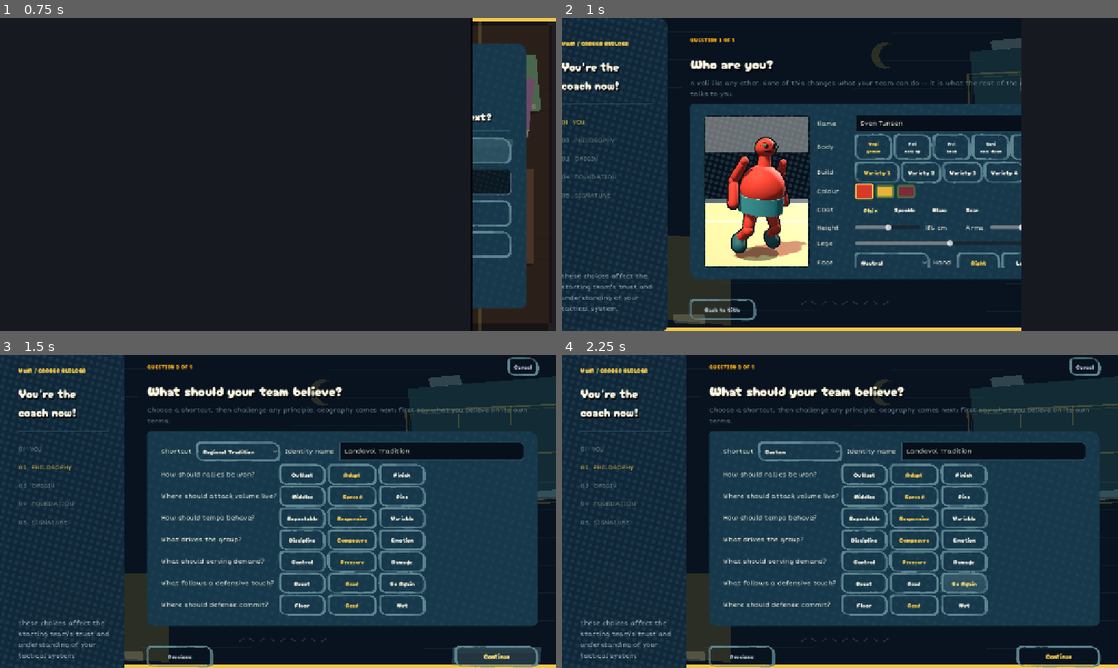
Above: before the commit, frames 1-4 (two rows, left to right).
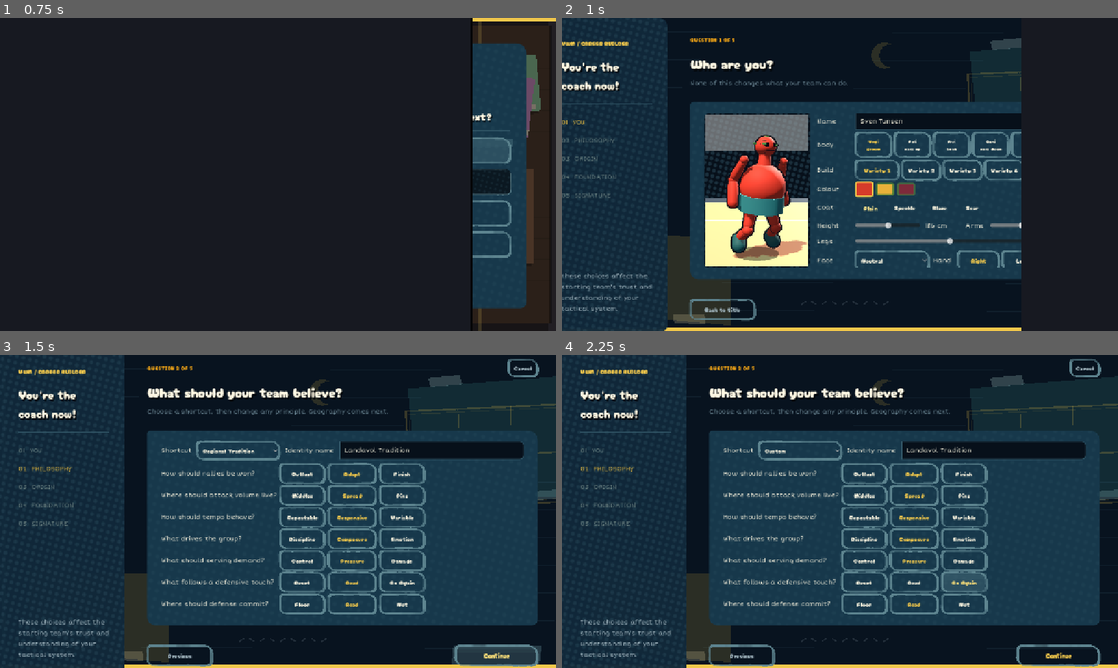
Above: after the commit, the same moments.

Repository: iracarranza/volley-world-manager
Game: Godot game, scene res://scenes/application.tscn
The game is run twice, just before and just after one commit, with the same random seed, the same clock (stepped at 60 frames per second) and the same inputs.
Inputs:
- Up to frame 1 (0.75 s): click "01 NEW CAREER" at 0.5 s
- Up to frame 2 (1 s): no input
- Up to frame 3 (1.5 s): click "Continue" at 1.25 s
- Up to frame 4 (2.25 s): click "Go Again" at 2 s

Frame 1 is identical in both runs. In frame 2, 6.0% of the frame differs, in the area x 23-83%, y 19-80%; in frame 3, 8.3%, in the area x 3-98%, y 0-100%; in frame 4, 8.3%.

Commit message:
Stop the interface explaining itself
Seven strings, and the defect is one thing wearing three costumes: the
interface telling the player what to conclude, what something means, or what
significance it will have later. Facts are the interface's job. Interpretation
is the player's, or a named person's who can be wrong.

The rule the sweep was run against:

  The interface may state what is known, recorded, observed, scheduled,
  promised, or said by a named person. It may not tell the player what to
  conclude, what it means, or what significance it will have later.

## The career builder

Every one of its five hints was an instruction followed by a significance
announcement. The instruction is affordance and stays; the second half went.

  "None of this changes what your team can do -- it is what the rest of the
   game is looking at when it talks to you."
  -> "None of this changes what your team can do."

  "...Geography comes next; first say what you believe on its own terms."
  -> "...Geography comes next."

  "First the kind of place, then the place. Review what that choice means for
   the principles you already chose."
  -> "First the kind of place, then the place."

Two had no instruction left under them, only significance:

  "A club is judged immediately. Founding one gets you nothing you did not
   build."
  -> "Founded starts you with twelve, aged 16 to 20. Established hands you ten
      that somebody else picked."

That is the same decision stated as the facts it actually turns on -- twelve
against ten, 16-20 against 21-31, which is what `player_generator` does -- and
it is more useful than the sentence it replaced as well as quieter.

  "This is the signature attached to every result that follows."
  -> ""

Naming a club is a text field. `QuestionHint` reserves 42px whatever it holds,
so nothing moves.

## The heading, which is where this hides best

`If they came here` -> `Offer`.

A heading is the sneakiest carrier because it does not look like prose. The
rule it broke: a heading may name what is under it, and may not name the
reader's relationship to it. "If they came here" does the player's imagining
for them and then hands back the result.

## And a note that repeated the panel above it

The signing note said what the sheet had already said about the table. A note
restating the panel it sits under is the interface making sure you noticed,
which is a tone this object does not have. It now says who signed and which
room, and stops.

Suite 1,857, boot clean.

Co-Authored-By: Claude Opus 5 <noreply@anthropic.com>
Claude-Session: https://claude.ai/code/session_0197KZ6RDwTpMdR7xHdkkPxn

Diff:
--- a/scenes/screens/new_career_screen.gd
+++ b/scenes/screens/new_career_screen.gd
@@ -692,21 +692,26 @@
 	match current_step:
 		0:
 			question_title.text = "Who are you?"
-			question_hint.text = "A voli like any other. None of this changes what your team can do -- it is what the rest of the game is looking at when it talks to you."
+			question_hint.text = "None of this changes what your team can do."
 		1:
 			question_title.text = "What should your team believe?"
-			question_hint.text = "Choose a shortcut, then challenge any principle. Geography comes next; first say what you believe on its own terms."
+			question_hint.text = "Choose a shortcut, then change any principle. Geography comes next."
 		2:
 			question_title.text = "Where does your volleyball begin?"
-			question_hint.text = "First the kind of place, then the place. Review what that choice means for the principles you already chose."
+			question_hint.text = "First the kind of place, then the place."
 			tier_hint.text = VolleyballRegions.definition(selected_region).tagline
 			_refresh_alignment_preview()
 		3:
 			question_title.text = "What are you taking responsibility for?"
-			question_hint.text = "A club is judged immediately. Founding one gets you nothing you did not build."
+			question_hint.text = "Founded starts you with twelve, aged 16 to 20. Established hands you ten that somebody else picked."
 		4:
 			question_title.text = "Put a name on the project."
-			question_hint.text = "This is the signature attached to every result that follows."
+			## Empty on purpose. Naming a club is a text field and there is
+			## nothing factual to add under it; what stood here announced the
+			## choice's significance, which is the interface telling the player
+			## how to feel about a thing it should just be taking. `QuestionHint`
+			## reserves 42px whatever it holds, so the panel below does not move.
+			question_hint.text = ""
 			_refresh_review()
 	previous_button.text = "Back to title" if current_step == 0 else "Previous"
 	next_button.text = "Create career" if current_step == step_panels.size() - 1 \
--- a/scenes/screens/scouting_screen.gd
+++ b/scenes/screens/scouting_screen.gd
@@ -614,11 +614,16 @@
 	_report_row("Sharing", _sharing_of(prospect))
 	_report_row("Build", _build_of(prospect))
 
-	## ## And what it would actually be
+	## ## The offer
 	##
 	## The half the report cannot answer, because it is not about them: which room
 	## they would go into, who is already in it, what floor is left once they are,
 	## and whether the club's own paste is anything they know.
+	##
+	## **Headed `Offer`, not `If they came here`.** A heading may name what is
+	## under it and may not name the reader's relationship to it -- the second
+	## does the player's imagining for them, which is the interface speaking in an
+	## authorial voice about a thing it should merely be showing.
 	##
 	## **The floor is numbers and the food is a sentence**, deliberately. A room's
 	## capacity is a physical fact a manager could count themselves and being coy
@@ -628,7 +633,7 @@
 		_panel.body.add_child(HSeparator.new())
 		var joining := Label.new()
 		joining.name = "JoiningTitle"
-		joining.text = "If they came here"
+		joining.text = "Offer"
 		_panel.body.add_child(joining)
 		var offer := _offer_terms()
 		var room: Dictionary = offer.get("room", {})
@@ -787,12 +792,15 @@
 		refresh()
 		return
 	var room: Dictionary = outcome.get("room", {})
-	_last_word = ("%s signs. %s %d, %s -- %s." % [
+	## What happened, and nothing about what it means. The table line the sheet
+	## already gave is not repeated here: a note that restates the panel above it
+	## is the interface making sure you noticed, which is a tone this object does
+	## not have.
+	_last_word = ("%s signs. %s %d, %s." % [
 		str(outcome.get("name", "They")),
 		str(_game_manager.team.housing_structure), int(room.get("room", 1)),
 		"a room to themselves" if bool(room.get("fresh", false))
 			else "sharing with %d" % int(room.get("sharing_with", 0)),
-		str(outcome.get("table", "")),
 	])
 	_open_id = -1
 	refresh()
